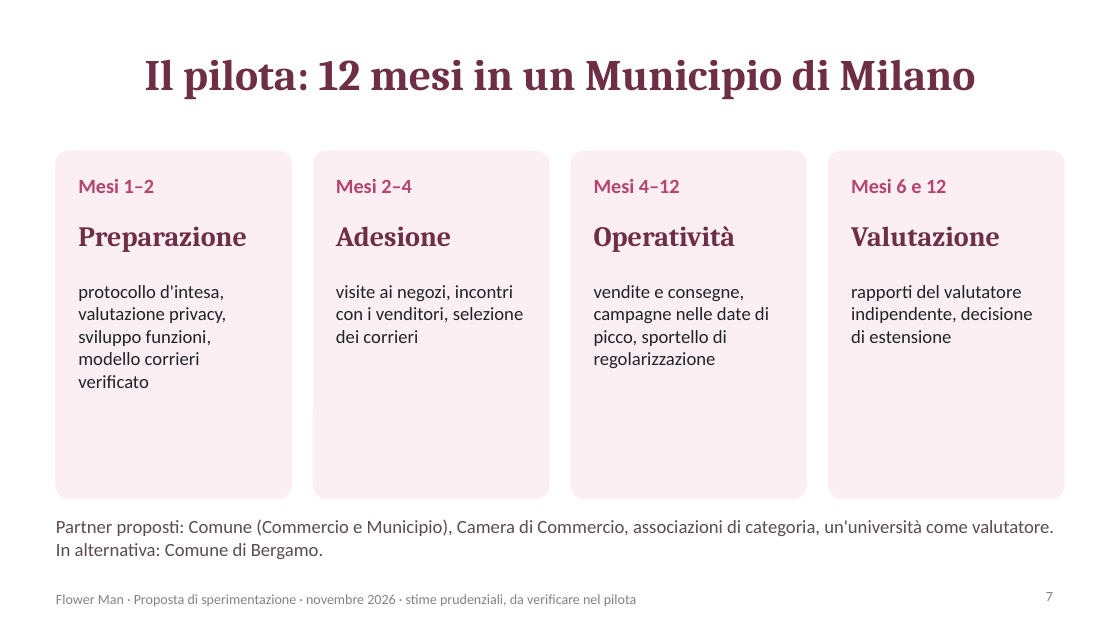
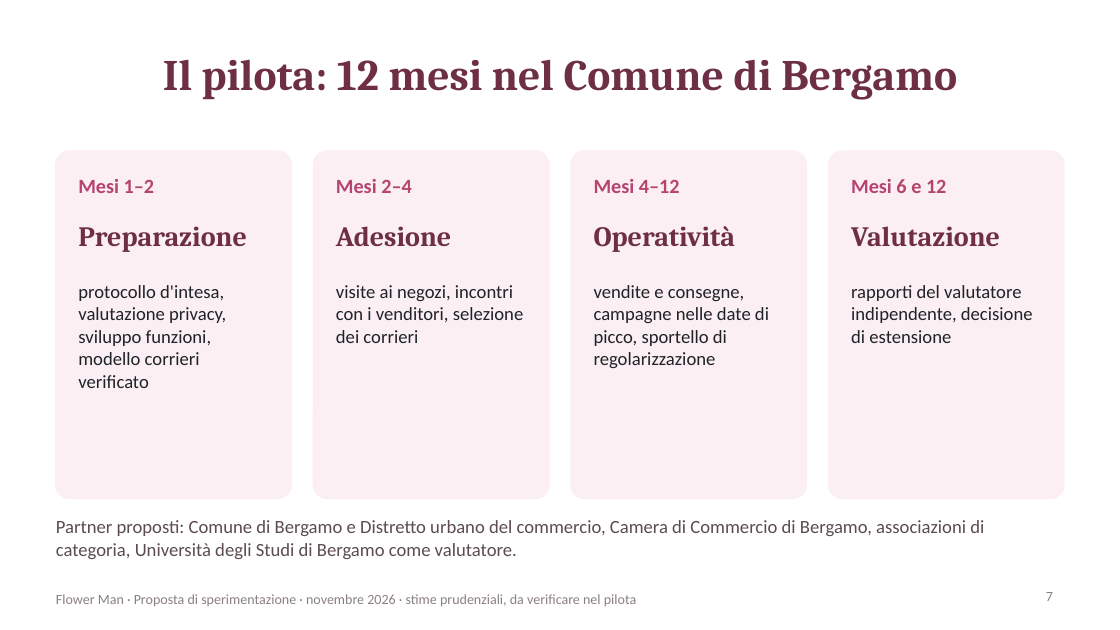
Before and after one commit to haqueabdali/flower-man, a slide deck: slide 7 of docs/funding/10-presentazione-istituzionale.pptx. Drawn at 1120x630 pixels with LibreOffice and Linux fonts; fonts in the diff are those of the drawing. Boxes give left, top, right and bottom in pixels: in the first picture for what was removed or moved away, otherwise in the second. Text is boxed around its words. In the diff, an @@ line names an element or a change of style, - is before the commit and + after.

```diff
--- a/docs/funding/10-presentazione-istituzionale.pptx
+++ b/docs/funding/10-presentazione-istituzionale.pptx
@@ title at bbox=[163, 59, 957, 100]: text changed @@
-Il pilota: 12 mesi in un Municipio di Milano
+Il pilota: 12 mesi nel Comune di Bergamo
@@ text at bbox=[56, 520, 984, 559]: text changed @@
-Partner proposti: Comune (Commercio e Municipio), Camera di Commercio, associazioni di categoria, un'università come valutatore. In alternativa: Comune di Bergamo.
+Partner proposti: Comune di Bergamo e Distretto urbano del commercio, Camera di Commercio di Bergamo, associazioni di categoria, Università degli Studi di Bergamo come valutatore.
```
Also in this commit, not shown: 4 other files.
